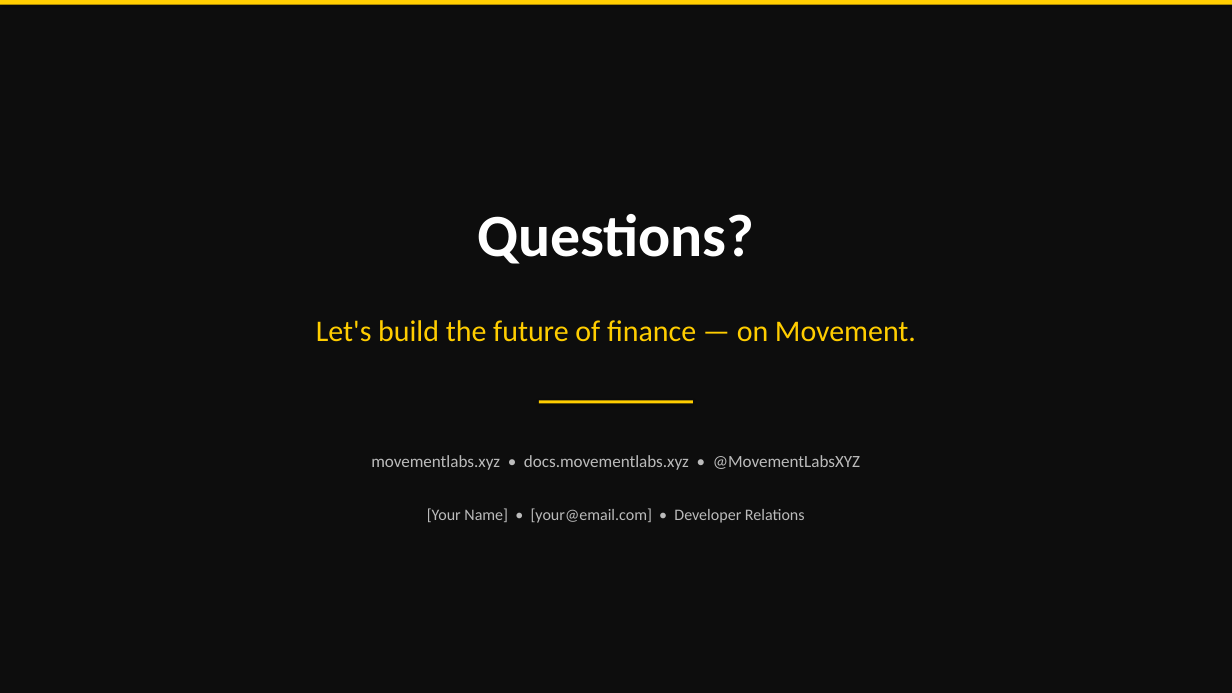
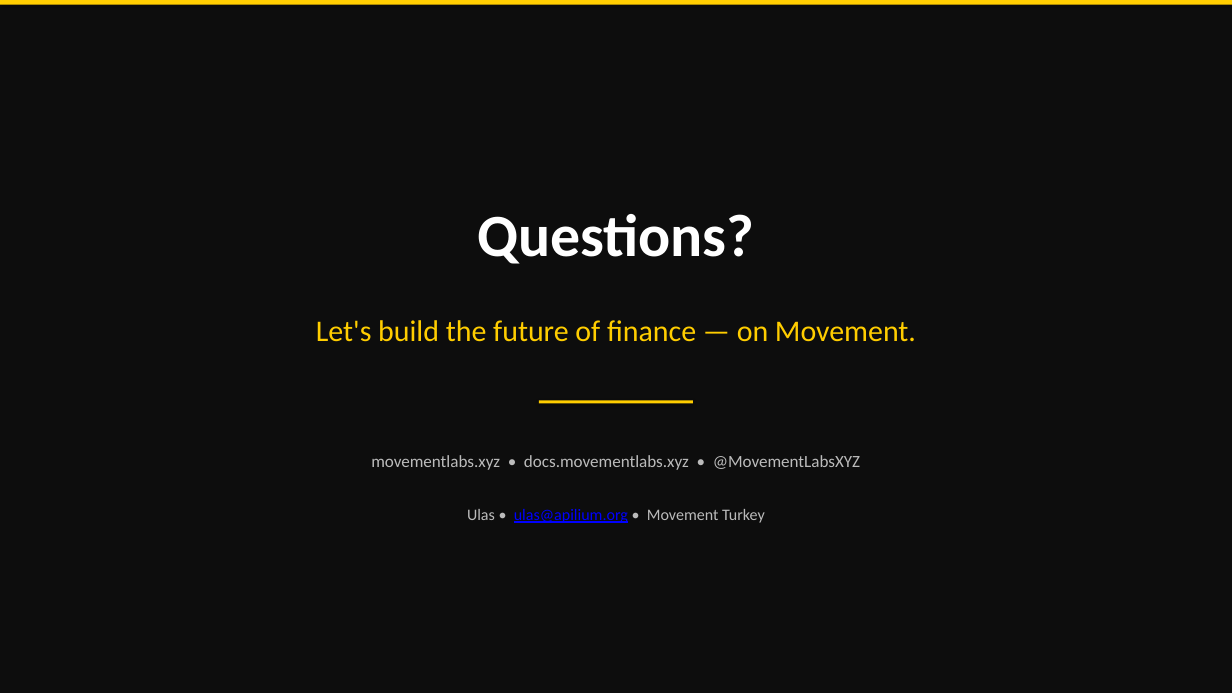
Before and after one commit to ulas96/movement-stabletoken, a slide deck: slide 19 of docs/presentations/SmartContracts_DeFi_Movement.pptx (slide 16 before the commit). Drawn at 1232x693 pixels with LibreOffice and Linux fonts; fonts in the diff are those of the drawing. Boxes give left, top, right and bottom in pixels: in the first picture for what was removed or moved away, otherwise in the second. Text is boxed around its words. In the diff, an @@ line names an element or a change of style, - is before the commit and + after.

```diff
--- a/docs/presentations/SmartContracts_DeFi_Movement.pptx
+++ b/docs/presentations/SmartContracts_DeFi_Movement.pptx
@@ text at bbox=[467, 509, 765, 523]: text changed @@
-[Your Name] • [your@email.com] • Developer Relations
+Ulas • ulas@apilium.org • Movement Turkey
```
Also in this commit, not shown: 2 other slides changed, 4 slides added, 1 slide removed.
